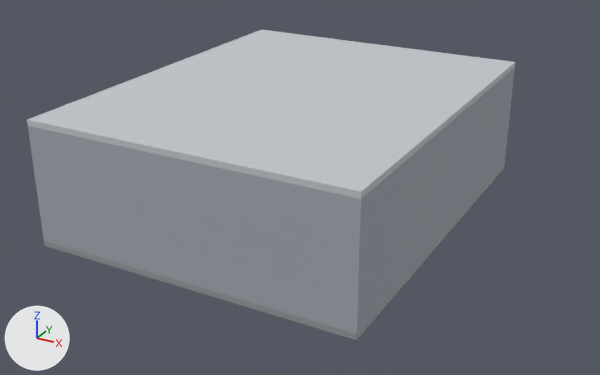
A saved change to the glTF model web/viewer/public/models/hall_shell.glb.
One viewpoint serves both versions: a camera (50 mm lens) standing at (19.0, -17.6, 12.6) and looking at (5.6, 6.9, 0.4). Arrows for +X, +Y and +Z are at lower left; the lights stay in place. The first picture is the older version. Vertices at exactly the same position are counted once.

The scene before the commit, as lines of its bpy script (objects in view):
```python
me_ceiling = bpy.data.meshes.new('ceiling')
me_ceiling.from_pydata(...)  # a box spanning x -0.2..11.2, y -0.2..13.8, z 4.0..4.2
me_ceiling.materials.append(mat_s_ceiling)  # light grey #c4c7cb
me_floor = bpy.data.meshes.new('floor')
me_floor.from_pydata(...)  # a box spanning x -0.2..11.2, y -0.2..13.8, z -0.2..0.0
me_floor.materials.append(mat_s_floor)  # grey #95979b
me_wall_east = bpy.data.meshes.new('wall_east')
me_wall_east.from_pydata(...)  # a box spanning x 11.0..11.2, y -0.2..13.8, z 0.0..4.0
me_wall_east.materials.append(mat_s_wall_east)  # grey #a2a8b1
# before: 0 (11.2, -0.2, 0.0) at pixel (356, 334), 1 (11.2, 13.8, 0.0) at pixel (504, 163), 2 (11.2, 13.8, 4.0) at pixel (514, 67), 3 (11.2, -0.2, 4.0) at pixel (361, 198), 4 (11.0, -0.2, 0.0) at pixel (350, 332)
# before: 5 (11.0, -0.2, 4.0) at pixel (353, 197), 6 (11.0, 13.8, 4.0), 7 (11.0, 13.8, 0.0)
me_wall_south = bpy.data.meshes.new('wall_south')
me_wall_south.from_pydata(...)  # a box spanning x 0.0..11.0, y -0.2..0.0, z 0.0..4.0
me_wall_south.materials.append(mat_s_wall_south)  # grey #a2a8b1
# before: 0 (11.0, -0.2, 0.0) at pixel (350, 332), 1 (11.0, 0.0, 0.0), 2 (11.0, 0.0, 4.0), 3 (11.0, -0.2, 4.0) at pixel (353, 197)
me_wall_west = bpy.data.meshes.new('wall_west')
me_wall_west.from_pydata(...)  # a box spanning x -0.2..0.0, y -0.2..13.8, z 0.0..4.0
me_wall_west.materials.append(mat_s_wall_west)  # grey #a2a8b1
ob_ceiling = bpy.data.objects.new('ceiling', me_ceiling)
ob_ceiling.location = (0.0, 0.0, 0.0)
ob_floor = bpy.data.objects.new('floor', me_floor)
ob_floor.location = (0.0, 0.0, 0.0)
ob_wall_east = bpy.data.objects.new('wall_east', me_wall_east)
ob_wall_east.location = (0.0, 0.0, 0.0)
ob_wall_south = bpy.data.objects.new('wall_south', me_wall_south)
ob_wall_south.location = (0.0, 0.0, 0.0)
ob_wall_west = bpy.data.objects.new('wall_west', me_wall_west)
ob_wall_west.location = (0.0, 0.0, 0.0)
```
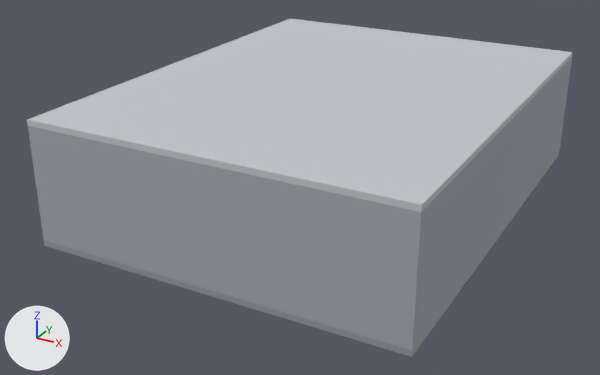
Location of each change, (x1, y1, x2, y2) in pixels of the pictures (600 x 375 px):
'ceiling', reshaped (12% wider, 14% taller)
    before: (27, 30, 515, 199)
    after: (27, 19, 573, 212)
'wall_south', reshaped (19% wider, 8% taller)
    before: (33, 127, 354, 332)
    after: (33, 127, 414, 348)
'wall_east', reshaped (10% taller)
    before: (350, 68, 515, 334)
    after: (405, 58, 572, 350)
'floor', reshaped (12% wider, 18% taller)
    before: (44, 164, 505, 340)
    after: (44, 150, 560, 357)

Diff of the bpy script that builds the scene:
```diff
--- a/web/viewer/public/models/hall_shell.glb.py
+++ b/web/viewer/public/models/hall_shell.glb.py
@@ me_floor @@
 # used by ob_floor; location = (0.0, 0.0, 0.0)
-me_floor.from_pydata(...)  # 8 vertices, 12 faces; spans x -0.2..11.2, y -0.2..13.8, z -0.2..0.0
-me_floor.vertices[0].co = (11.2, -0.2, -0.2)  # pixel (356, 340)
-me_floor.vertices[1].co = (11.2, 13.8, -0.2)  # pixel (504, 168)
-me_floor.vertices[2].co = (11.2, 13.8, 0.0)  # pixel (504, 163)
-me_floor.vertices[3].co = (11.2, -0.2, 0.0)  # pixel (356, 334)
-me_floor.vertices[6].co = (-0.2, 13.8, 0.0)
-me_floor.vertices[7].co = (-0.2, 13.8, -0.2)
+me_floor.from_pydata(...)  # 8 vertices, 12 faces; spans x -0.2..12.8, y -0.2..16.4, z -0.2..0.0
+# me_floor part 1
+me_floor.vertices[0].co = (12.8, -0.2, -0.2)  # pixel (411, 357)
+me_floor.vertices[1].co = (12.8, 16.4, -0.2)  # pixel (559, 154)
+me_floor.vertices[2].co = (12.8, 16.4, 0.0)  # pixel (559, 150)
+me_floor.vertices[3].co = (12.8, -0.2, 0.0)  # pixel (412, 350)
+me_floor.vertices[6].co = (-0.2, 16.4, 0.0)
+me_floor.vertices[7].co = (-0.2, 16.4, -0.2)
 me_floor.materials.append(mat_s_floor)
@@ me_wall_east @@
 # used by ob_wall_east; location = (0.0, 0.0, 0.0)
-me_wall_east.from_pydata(...)  # 8 vertices, 12 faces; spans x 11.0..11.2, y -0.2..13.8, z 0.0..4.0
+me_wall_east.from_pydata(...)  # 8 vertices, 12 faces; spans x 12.6..12.8, y -0.2..16.4, z 0.0..4.0
+# me_wall_east part 2
+for i in [0, 3, 4, 5]: me_wall_east.vertices[i].co += Vector((1.6, 0.0, 0.0))
+for i in [1, 2, 6, 7]: me_wall_east.vertices[i].co += Vector((1.6, 2.6, 0.0))
 me_wall_east.materials.append(mat_s_wall_east)
@@ me_wall_south @@
 # used by ob_wall_south; location = (0.0, 0.0, 0.0)
-me_wall_south.from_pydata(...)  # 8 vertices, 12 faces; spans x 0.0..11.0, y -0.2..0.0, z 0.0..4.0
+me_wall_south.from_pydata(...)  # 8 vertices, 12 faces; spans x 0.0..12.6, y -0.2..0.0, z 0.0..4.0
+# me_wall_south part 3
+for i in [*range(0, 4)]: me_wall_south.vertices[i].co += Vector((1.6, 0.0, 0.0))
 me_wall_south.materials.append(mat_s_wall_south)
@@ me_ceiling @@
 # used by ob_ceiling; location = (0.0, 0.0, 0.0)
-me_ceiling.from_pydata(...)  # 8 vertices, 12 faces; spans x -0.2..11.2, y -0.2..13.8, z 4.0..4.2
-me_ceiling.vertices[0].co = (11.2, -0.2, 4.0)  # pixel (361, 198)
-me_ceiling.vertices[1].co = (11.2, 13.8, 4.0)  # pixel (514, 67)
-me_ceiling.vertices[2].co = (11.2, 13.8, 4.2)  # pixel (515, 62)
-me_ceiling.vertices[3].co = (11.2, -0.2, 4.2)  # pixel (361, 191)
-me_ceiling.vertices[6].co = (-0.2, 13.8, 4.2)  # pixel (261, 29)
-me_ceiling.vertices[7].co = (-0.2, 13.8, 4.0)
+me_ceiling.from_pydata(...)  # 8 vertices, 12 faces; spans x -0.2..12.8, y -0.2..16.4, z 4.0..4.2
+# me_ceiling part 4
+me_ceiling.vertices[0].co = (12.8, -0.2, 4.0)  # pixel (421, 212)
+me_ceiling.vertices[1].co = (12.8, 16.4, 4.0)  # pixel (572, 57)
+me_ceiling.vertices[2].co = (12.8, 16.4, 4.2)  # pixel (572, 52)
+me_ceiling.vertices[3].co = (12.8, -0.2, 4.2)  # pixel (421, 204)
+me_ceiling.vertices[6].co = (-0.2, 16.4, 4.2)  # pixel (290, 18)
+me_ceiling.vertices[7].co = (-0.2, 16.4, 4.0)
 me_ceiling.materials.append(mat_s_ceiling)
```
